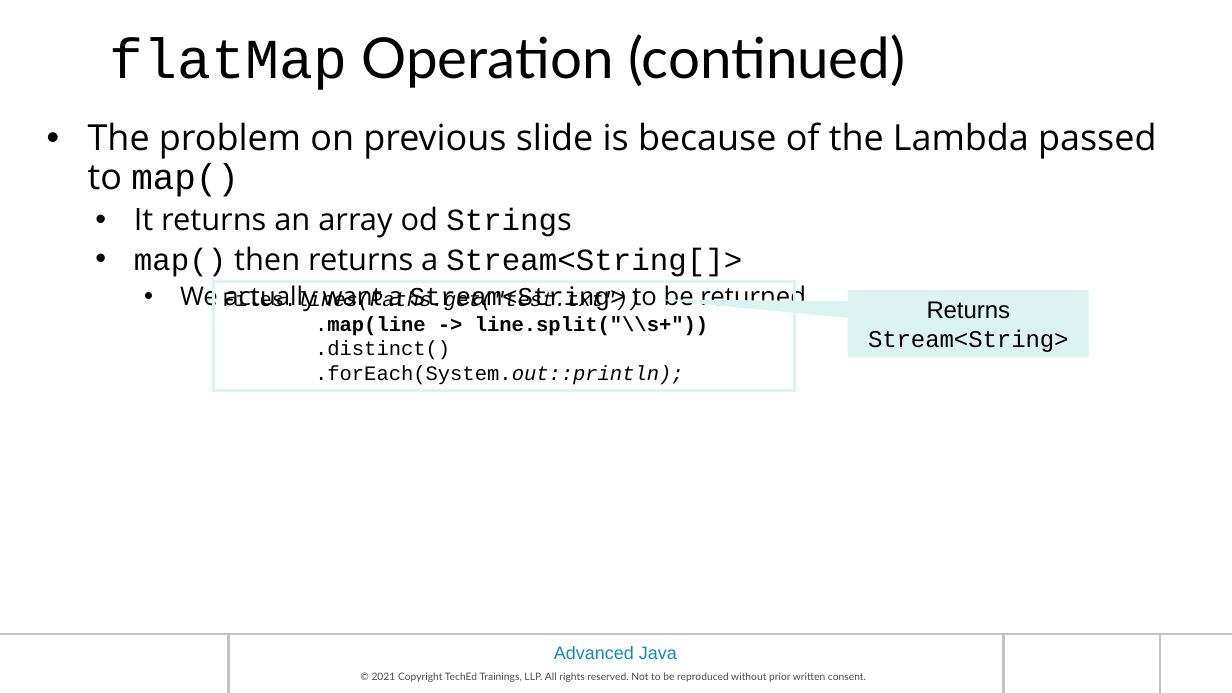
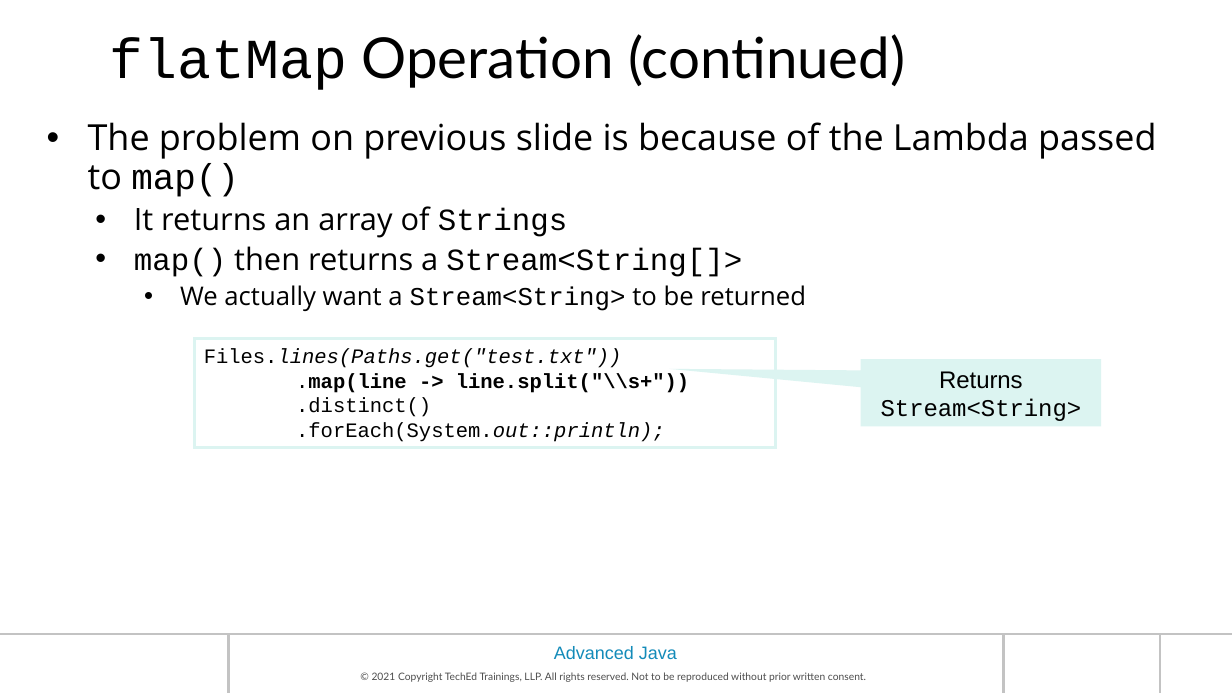
Before and after one commit to techelly/gladvancejavatraining, a slide deck: slide 45 of content/HAN_AdvancedJava_Ch02-Streaming API & Other Java8 Features.pptx. Drawn at 1232x693 pixels with LibreOffice and Linux fonts; fonts in the diff are those of the drawing; background and template pictures are left out. Boxes give left, top, right and bottom in pixels: in the first picture for what was removed or moved away, otherwise in the second. Text is boxed around its words. In the diff, an @@ line names an element or a change of style, - is before the commit and + after.

```diff
--- a/content/HAN_AdvancedJava_Ch02-Streaming API & Other Java8 Features.pptx
+++ b/content/HAN_AdvancedJava_Ch02-Streaming API & Other Java8 Features.pptx
@@ text at box(134, 206, 567, 238): text changed @@
-  • It returns an array od Strings
+  • It returns an array of Strings
@@ rectangle "Files.lines(Paths.get("test.txt"))": place and size @@
-rectangle "Files.lines(Paths.get("test.txt"))" at box(213, 282, 794, 391)
+rectangle "Files.lines(Paths.get("test.txt"))" at box(195, 338, 775, 447)
@@ speech box "Returns Stream<String>": place and size @@
-speech box "Returns Stream<String>" at box(848, 290, 1089, 358)
+speech box "Returns Stream<String>" at box(860, 360, 1101, 427)
```
Also in this commit, not shown: 1 other slide changed, 10 other files.
